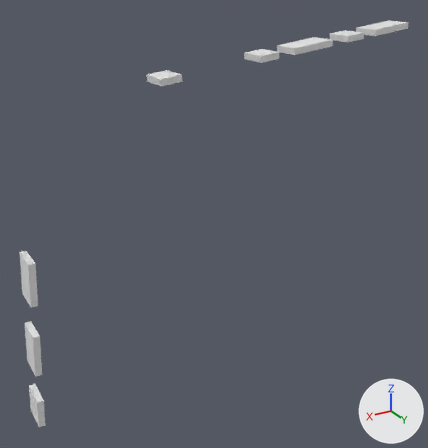
The OBJ model assets/395johnson_windows.obj: old version first, new version second.
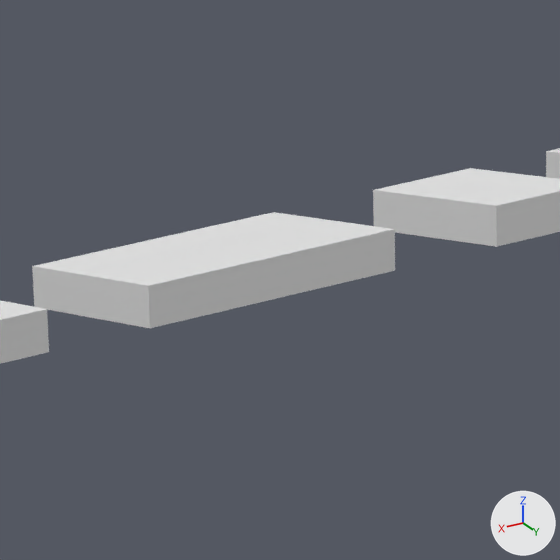
Each version appears first whole from a 50 mm lens placed at (175.0, 106.3, 142.7), pointed at (105.3, -9.8, 84.7), and next in a close-up on the part from 64% to 84% of the width and 1% to 20% of the height. Lighting does not change. The marker at lower right points along +X, +Y and +Z. Where no turn or scale is listed for an object, it has been applied to the vertices. Vertices at the same position are counted once.

In view in the first close-up: '395johnson_windows'.
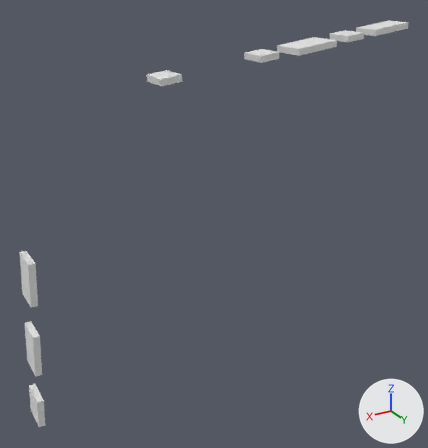
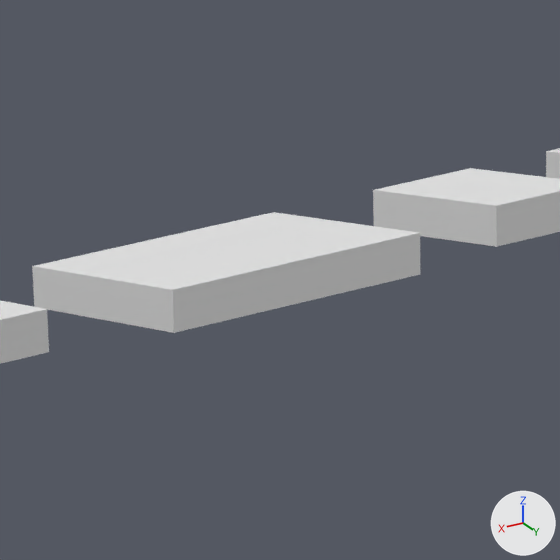
Boxes (x1, y1, x2, y2) around the edits, measured in the close-ups (560 x 560 px; the box of a moved part takes in the faces that stretch with it):
part 1 of me_395johnson_windows, moved or reshaped: before (146, 228, 395, 328); after (146, 228, 420, 333)

Edits to the bpy script that builds the scene:
```text
Change me_395johnson_windows:
    where me_395johnson_windows.from_pydata(...)  # 64 vertices, 64 faces; spans x 48.6..154.4, y -13.3..-6.4, z 45.7..130.1
    used by ob_395johnson_windows; location = (0.0, 0.0, 0.0)
    verts and faces of me_395johnson_windows; kept vertices keep their numbers, new ones are numbered from 64
    before: 8 (74.1, -6.4, 127.2) at pixel (394, 229), 10 (74.0, -6.4, 125.7) at pixel (395, 270), 12 (85.4, -6.4, 124.3) at pixel (149, 328), 14 (85.6, -6.4, 125.8) at pixel (148, 285)
    me_395johnson_windows part 1
    add for i in [8, 10, 12, 14]: verts[i] += (0.0, 1.4, 0.0)
```
